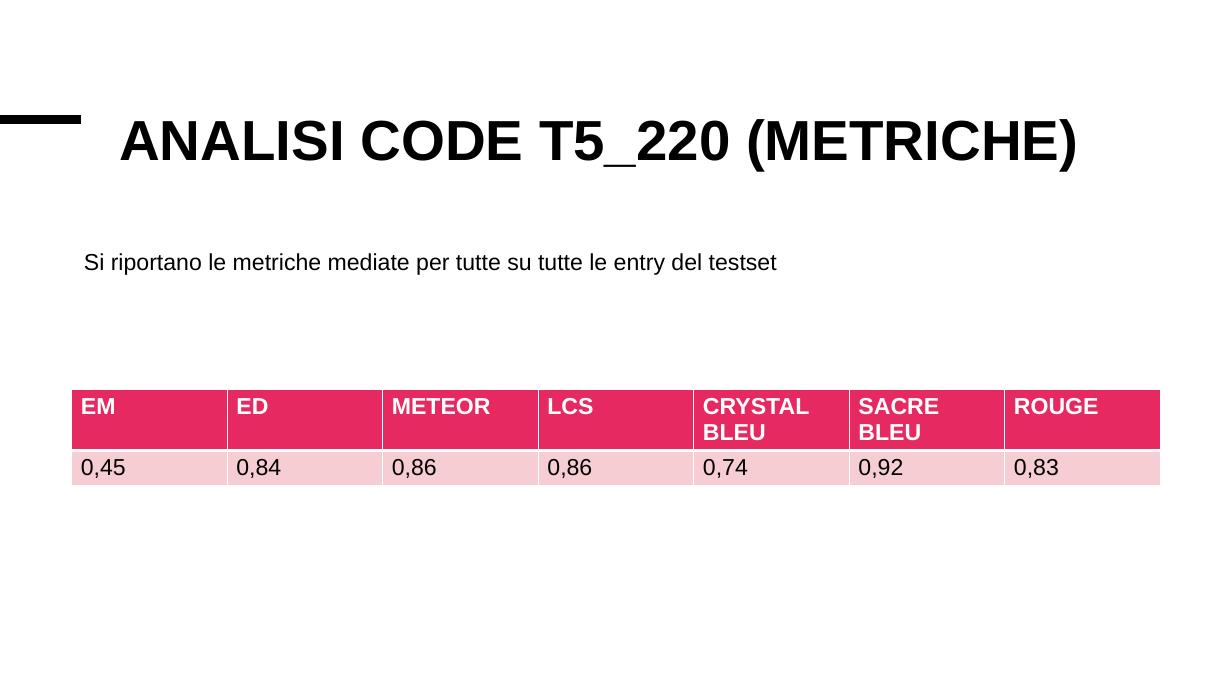
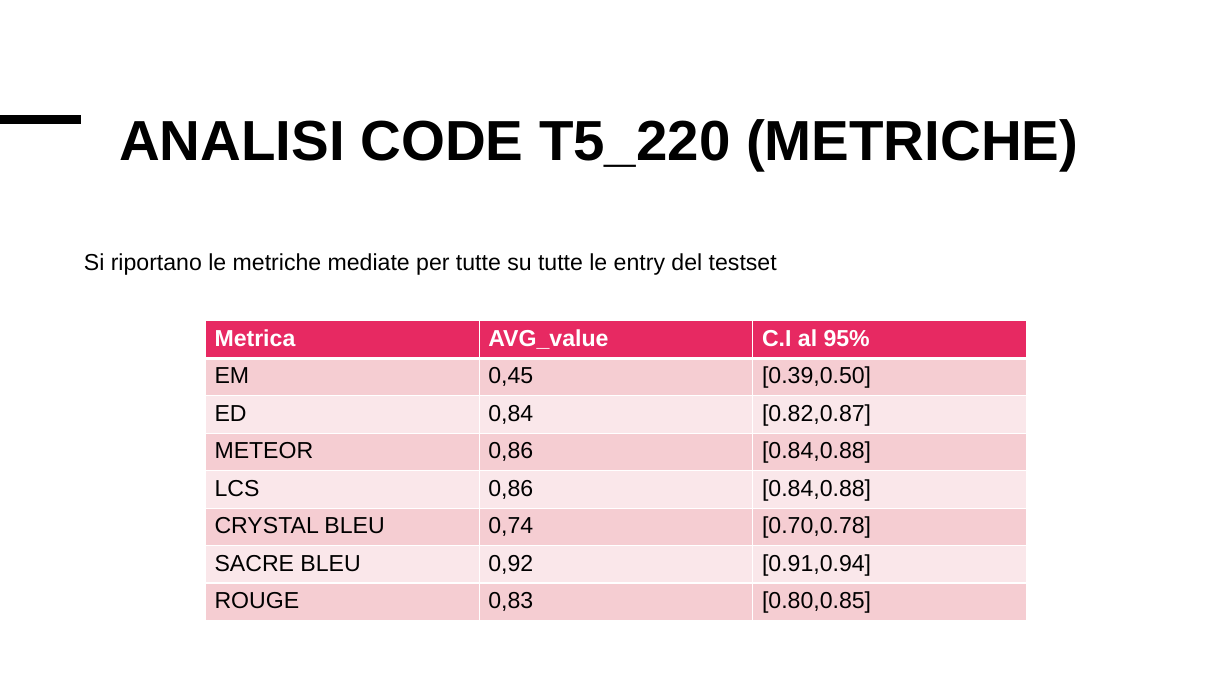
Before and after one commit to Simpronic/Tesi_Generatore_VHDL, a slide deck: slide 14 of altro/Presentazione_risultati.pptx. Drawn at 1232x693 pixels with LibreOffice and Linux fonts; fonts in the diff are those of the drawing. Boxes give left, top, right and bottom in pixels: in the first picture for what was removed or moved away, otherwise in the second. Text is boxed around its words. In the diff, an @@ line names an element or a change of style, - is before the commit and + after.

Commit message:
Aggiunta nuova metrica SBART, refactoring del framework e messa a punto presentazione

```diff
--- a/altro/Presentazione_risultati.pptx
+++ b/altro/Presentazione_risultati.pptx
@@ table added at [205,321,1026,620], 8 rows, 3 columns @@
+Metrica | AVG_value | C.I al 95%
+EM | 0,45 | [0.39,0.50]
+ED | 0,84 | [0.82,0.87]
+METEOR | 0,86 | [0.84,0.88]
+LCS | 0,86 | [0.84,0.88]
+CRYSTAL BLEU | 0,74 | [0.70,0.78]
+SACRE BLEU | 0,92 | [0.91,0.94]
+ROUGE | 0,83 | [0.80,0.85]
@@ table removed at [72,389,1159,491], 2 rows, 7 columns @@
-EM | ED | METEOR | LCS | CRYSTAL BLEU | SACRE BLEU | ROUGE
-0,45 | 0,84 | 0,86 | 0,86 | 0,74 | 0,92 | 0,83
```
Also in this commit, not shown: 4 other slides changed, 9 other files.
